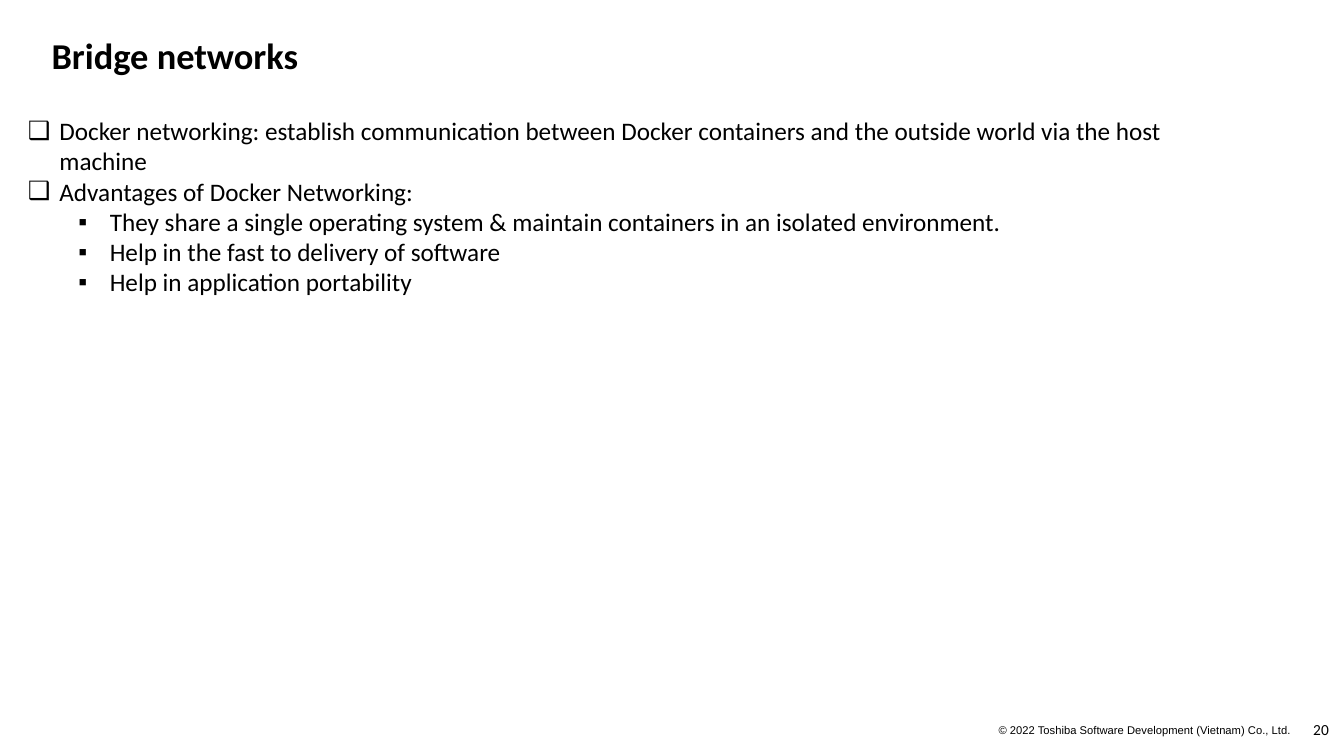
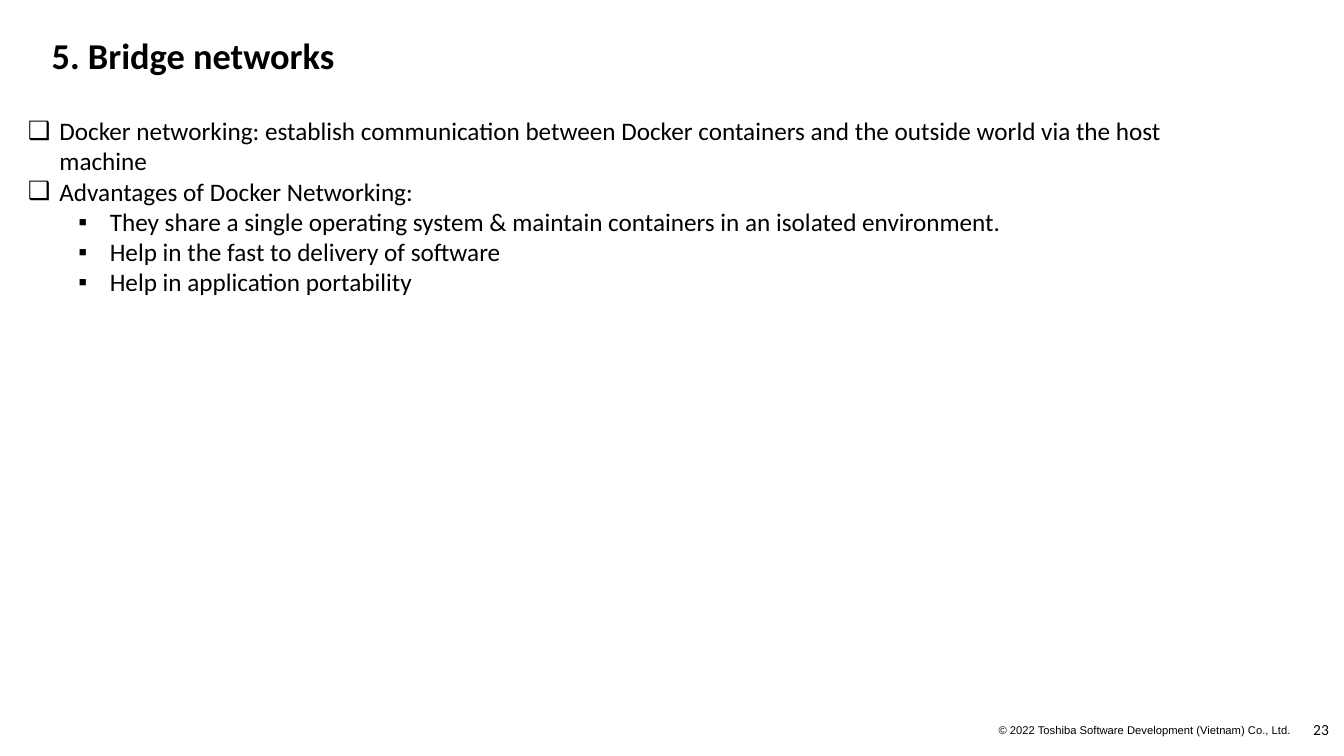
Before and after one commit to Doan-Nguyen/Programming, a slide deck: slide 23 of Docker_Kubeneste.pptx (slide 20 before the commit). Drawn at 1344x756 pixels with LibreOffice and Linux fonts; fonts in the diff are those of the drawing; background and template pictures are left out. Boxes give left, top, right and bottom in pixels: in the first picture for what was removed or moved away, otherwise in the second. Text is boxed around its words. In the diff, an @@ line names an element or a change of style, - is before the commit and + after.

```diff
--- a/Docker_Kubeneste.pptx
+++ b/Docker_Kubeneste.pptx
@@ title at <box>52,43,334,75</box>: text changed @@
-Bridge networks
+5. Bridge networks
@@ page number at <box>1313,725,1329,735</box>: text changed @@
-20
+23
```
Also in this commit, not shown: 19 other slides changed, 19 slides added, 4 slides removed.
